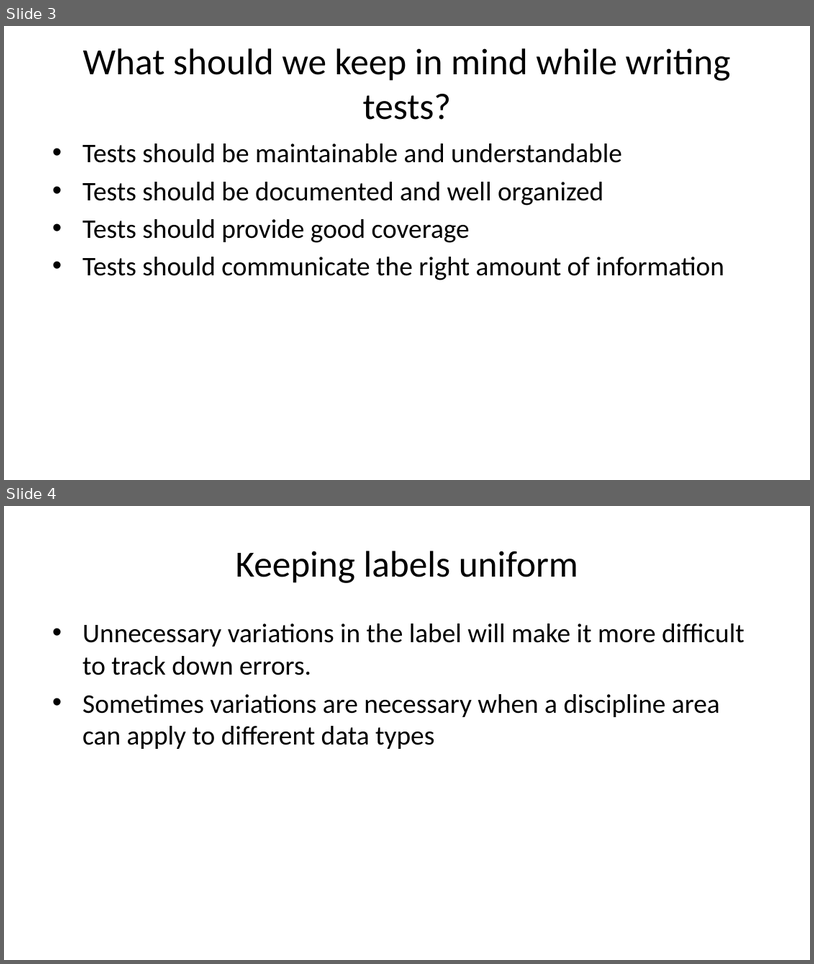
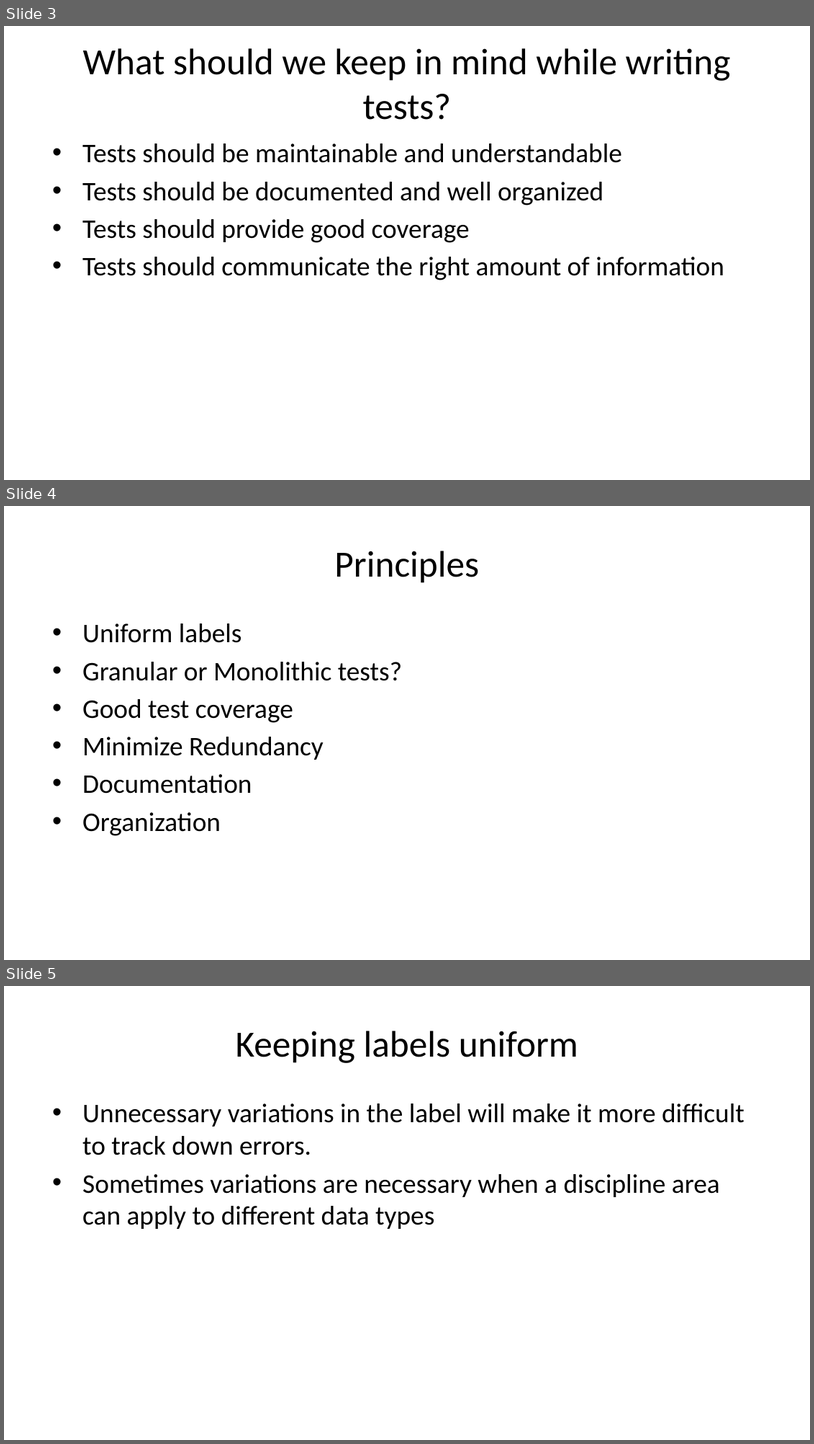
Before and after one commit to sbn-psi/dmsp, a slide deck: LDDTesting/stone-LDDTestingTechniques.pptx. Shown one above the other, each under a label of ours: slides 3 and 4 before the commit, slides 3, 4 and 5 after it. The pictures are 814x964 and 814x1444 pixels, drawn with LibreOffice and Linux fonts; fonts in the diff are those of the drawing. Boxes give left, top, right and bottom in pixels: in the first picture for what was removed or moved away, otherwise in the second. Text is boxed around its words. In the diff, an @@ line names an element or a change of style, - is before the commit and + after.

Commit message:
Added an overview of test writing principles

```diff
--- a/LDDTesting/stone-LDDTestingTechniques.pptx
+++ b/LDDTesting/stone-LDDTestingTechniques.pptx
@@ slide 4 added at box(4, 506, 810, 960), background #FFFFFF @@
@@ title added at box(334, 551, 479, 583), 33 pt, text #000000 @@
+Principles
@@ text added at box(82, 623, 402, 836), 24 pt, text #000000 @@
+• Uniform labels
+• Granular or Monolithic tests?
+• Good test coverage
+• Minimize Redundancy
+• Documentation
+• Organization
@@ what was slide 4 is now slide 5 @@
```
Also in this commit, not shown: 2 slides changed, 2 other files.
